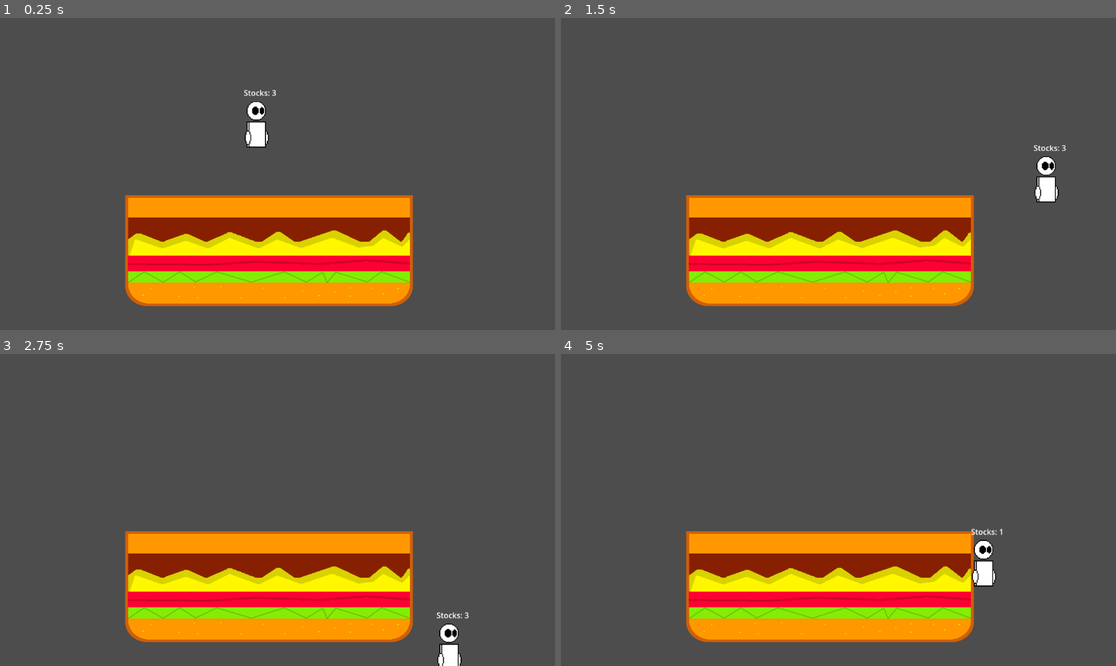
Above: before the commit, frames 1-4 (two rows, left to right).
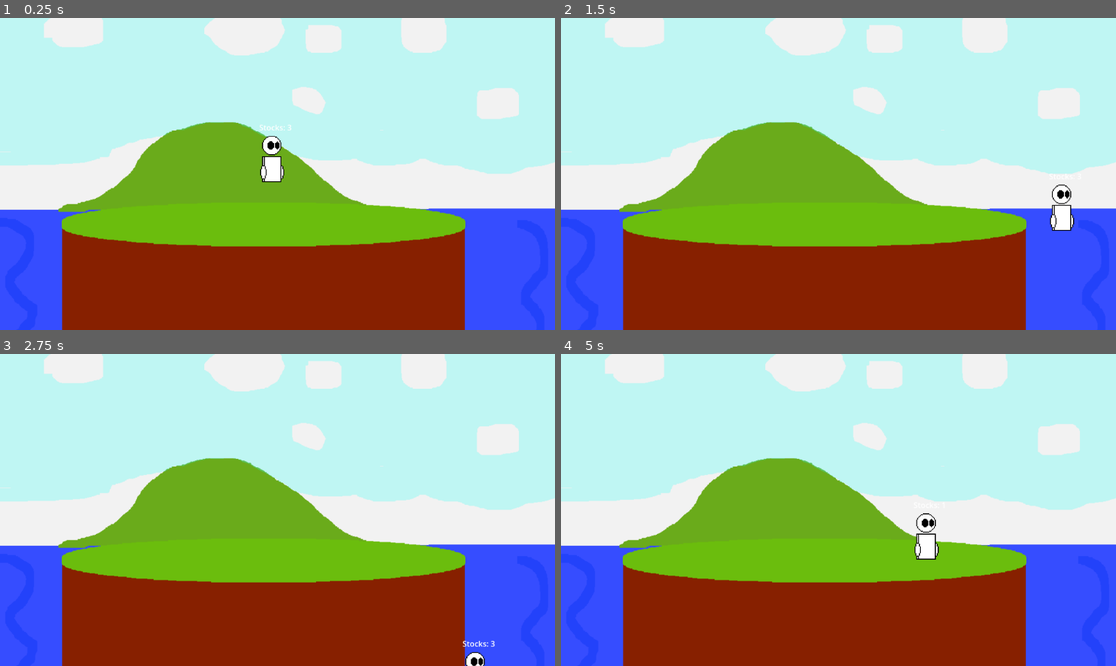
Above: after the commit, the same moments.

Repository: Iteration-Take-3/Godot-Project-Spring2025
Game: Godot game, scene res://scenes/stages/bob.tscn
The game is run twice, just before and just after one commit, with the same random seed, the same clock (stepped at 60 frames per second) and the same inputs. Before the commit the project starts from res://scenes/stages/main_stage.tscn.
Inputs (mouse positions are in pixels of both pictures, inside the frame that each line leads up to):
- Up to frame 1 (0.25 s): no input
- Up to frame 2 (1.5 s): tap Enter at 0.5 s; move the mouse to (960, 158) at 0.52 s; hold D (Right) from 0.53 s (still down); tap L (Attack) at 0.6, 1.35 s; tap W (Jump) at 0.77 s; move the mouse to (727, 189) at 1.27 s
- Up to frame 3 (2.75 s): tap W (Jump) at 1.52 s; move the mouse to (333, 441) at 2.02 s; release D (Right) at 2.03 s; hold A (Left) from 2.03 s (still down); tap L (Attack) at 2.1 s
- Up to frame 4 (5 s): move the mouse to (810, 572) at 2.77 s; release A (Left) at 2.78 s; hold D (Right) 2.78-4.28 s; tap L (Attack) at 2.85, 3.6, 4.35 s; tap W (Jump) at 3.02, 3.77, 4.52 s; move the mouse to (1005, 556) at 3.52 s; move the mouse to (672, 463) at 4.27 s; hold A (Left) from 4.28 s (still down)

The runs differ from the first frame. In frame 1, 100% of the frame differs, in the area x 0-100%, y 0-100%; in frame 2, 100%; in frame 3, 100%; in frame 4, 100%.

Commit message:
New Stage: Bob-Omb Battlefield

Diff:
--- a/spring-game-project-2025/objects/scripts/fighters/dism.gd
+++ b/spring-game-project-2025/objects/scripts/fighters/dism.gd
@@ -13,7 +13,7 @@
 	$"Left Hand".remove_from_group("hurtbox")
 	$"Right Hand".add_to_group("hitbox")
 	$"Right Hand".remove_from_group("hurtbox")
-	atk_timer = 3;
+	atk_timer = 10;
 
 func attack_handler():
 	atk_timer -= 1;
--- a/spring-game-project-2025/objects/scripts/fighters/player.gd
+++ b/spring-game-project-2025/objects/scripts/fighters/player.gd
@@ -20,7 +20,7 @@
 	if atk_timer > 0:
 		attack_handler();
 
-	if Input.is_action_just_pressed("Attack") && is_on_floor():
+	if Input.is_action_just_pressed("Attack") && atk_timer == 0:
 		attack();
 
 	velocity.x = 0
--- /dev/null
+++ b/spring-game-project-2025/objects/scripts/stages/bonus/target.gd
@@ -0,0 +1,6 @@
+extends Node2D
+
+
+func _on_area_2d_area_entered(area: Area2D) -> void:
+	if area.is_in_group("hitbox"):
+		queue_free();
--- a/spring-game-project-2025/objects/stages/blast_zone.tscn
+++ b/spring-game-project-2025/objects/stages/blast_zone.tscn
@@ -1,6 +1,6 @@
 [gd_scene load_steps=2 format=3 uid="uid://be373edvugb5g"]
 
-[ext_resource type="Script" uid="uid://byc5jpsllo4nx" path="res://objects/scripts/blast_zone.gd" id="1_n4bpo"]
+[ext_resource type="Script" uid="uid://byc5jpsllo4nx" path="res://objects/scripts/stages/blast_zone.gd" id="1_n4bpo"]
 
 [node name="Area2D" type="Area2D"]
 script = ExtResource("1_n4bpo")
--- /dev/null
+++ b/spring-game-project-2025/objects/stages/bonus/target.tscn
@@ -0,0 +1,22 @@
+[gd_scene load_steps=4 format=3 uid="uid://bqfxmwilm8x2f"]
+
+[ext_resource type="Texture2D" uid="uid://ceg35lov7kkiq" path="res://images/stages/bonus/targetholder.png" id="1_vtj4s"]
+[ext_resource type="Script" uid="uid://la7yjrxv4nf7" path="res://objects/scripts/stages/bonus/target.gd" id="1_wv0qo"]
+
+[sub_resource type="CircleShape2D" id="CircleShape2D_vtj4s"]
+radius = 30.0
+
+[node name="Target" type="Node2D"]
+script = ExtResource("1_wv0qo")
+
+[node name="Sprite2D" type="Sprite2D" parent="."]
+position = Vector2(9.53674e-07, 9.53674e-07)
+scale = Vector2(0.193056, 0.193056)
+texture = ExtResource("1_vtj4s")
+
+[node name="Area2D" type="Area2D" parent="."]
+
+[node name="CollisionShape2D" type="CollisionShape2D" parent="Area2D"]
+shape = SubResource("CircleShape2D_vtj4s")
+
+[connection signal="area_entered" from="Area2D" to="." method="_on_area_2d_area_entered"]
--- a/spring-game-project-2025/objects/stages/ledge.tscn
+++ b/spring-game-project-2025/objects/stages/ledge.tscn
@@ -1,6 +1,6 @@
 [gd_scene load_steps=3 format=3 uid="uid://dyin2eabn37ey"]
 
-[ext_resource type="Script" uid="uid://brw5hec7jrk0p" path="res://objects/scripts/ledge.gd" id="1_44ug1"]
+[ext_resource type="Script" uid="uid://brw5hec7jrk0p" path="res://objects/scripts/stages/ledge.gd" id="1_44ug1"]
 
 [sub_resource type="RectangleShape2D" id="RectangleShape2D_44ug1"]
 size = Vector2(28, 20)
--- a/spring-game-project-2025/project.godot
+++ b/spring-game-project-2025/project.godot
@@ -11,15 +11,11 @@
 [application]
 
 config/name="Crossover Clash"
-run/main_scene="res://scenes/stages/main_stage.tscn"
+run/main_scene="uid://u51vrqo0jts4"
 config/features=PackedStringArray("4.4", "Mobile")
 config/icon="res://icon.svg"
 <<<<<<<Updatedupstreamrun/main_scene="uid://ccehww8gd1e5r"
 <<<<<<<HEADrun/main_scene="res://scenes/stages/main_stage.tscn"
-
-[autoload]
-
-Test="*res://scenes/stages/test.tscn"
 
 [global_group]
 
--- a/spring-game-project-2025/scenes/stages/CaseOh.tscn
+++ b/spring-game-project-2025/scenes/stages/CaseOh.tscn
@@ -15,7 +15,7 @@
 script = ExtResource("2_yw3c5")
 
 [node name="CollisionShape2D2" type="CollisionShape2D" parent="Area2D" index="0"]
-position = Vector2(575, 323)
+position = Vector2(638, 391)
 shape = SubResource("RectangleShape2D_yw3c5")
 
 [node name="Sprite2D" type="Sprite2D" parent="." index="1"]
--- /dev/null
+++ b/spring-game-project-2025/scenes/stages/bob.tscn
@@ -0,0 +1,58 @@
+[gd_scene load_steps=10 format=3 uid="uid://u51vrqo0jts4"]
+
+[ext_resource type="PackedScene" uid="uid://1da2fmhqu116" path="res://scenes/stages/main_stage.tscn" id="1_ii1iq"]
+[ext_resource type="Texture2D" uid="uid://da5m4gkipnew3" path="res://images/stages/bob/bob_bg.png" id="2_1qfi7"]
+[ext_resource type="Texture2D" uid="uid://d33evqwb87mx1" path="res://images/stages/bob/bob_ground.png" id="3_et5h8"]
+[ext_resource type="AudioStream" uid="uid://c0nd3hdih0p8e" path="res://soundtrack/MogueraTheme.ogg" id="4_ajb6j"]
+[ext_resource type="AudioStream" uid="uid://wod1he3xp1mq" path="res://soundtrack/GezoraTheme.ogg" id="5_xhxri"]
+[ext_resource type="PackedScene" uid="uid://dn05tohiatnjy" path="res://objects/fighters/dism.tscn" id="6_8xr1b"]
+[ext_resource type="PackedScene" uid="uid://dyin2eabn37ey" path="res://objects/stages/ledge.tscn" id="7_1qfi7"]
+
+[sub_resource type="RectangleShape2D" id="RectangleShape2D_1cm6o"]
+size = Vector2(1806, 1153)
+
+[sub_resource type="RectangleShape2D" id="RectangleShape2D_rlnnl"]
+size = Vector2(838, 598)
+
+[node name="Main Stage" instance=ExtResource("1_ii1iq")]
+
+[node name="Sprite2D" type="Sprite2D" parent="." index="0"]
+position = Vector2(579, 355)
+scale = Vector2(1.14762, 1.14762)
+texture = ExtResource("2_1qfi7")
+
+[node name="CollisionShape2D2" type="CollisionShape2D" parent="Area2D" index="0"]
+position = Vector2(638, 394)
+shape = SubResource("RectangleShape2D_1cm6o")
+
+[node name="Stage2" type="Node2D" parent="." index="2"]
+
+[node name="Ground" type="StaticBody2D" parent="Stage2" index="0"]
+position = Vector2(557, 526)
+
+[node name="Sprite2D" type="Sprite2D" parent="Stage2/Ground" index="0"]
+position = Vector2(-16, -161)
+texture = ExtResource("3_et5h8")
+
+[node name="CollisionShape2D" type="CollisionShape2D" parent="Stage2/Ground" index="1"]
+position = Vector2(-10, 200)
+shape = SubResource("RectangleShape2D_rlnnl")
+
+[node name="MainTrack" type="AudioStreamPlayer2D" parent="." index="3"]
+position = Vector2(564, 288)
+stream = ExtResource("4_ajb6j")
+bus = &"Music"
+
+[node name="AltTrack" type="AudioStreamPlayer2D" parent="." index="4"]
+position = Vector2(564, 288)
+stream = ExtResource("5_xhxri")
+bus = &"Music"
+
+[node name="Player2" parent="." index="5" instance=ExtResource("6_8xr1b")]
+position = Vector2(568, 288)
+
+[node name="Ledge2" parent="." index="6" instance=ExtResource("7_1qfi7")]
+position = Vector2(957, 443)
+
+[node name="Ledge" parent="." index="7" instance=ExtResource("7_1qfi7")]
+position = Vector2(136, 443)
--- a/spring-game-project-2025/scenes/stages/main_stage.tscn
+++ b/spring-game-project-2025/scenes/stages/main_stage.tscn
@@ -1,7 +1,7 @@
 [gd_scene load_steps=3 format=3 uid="uid://1da2fmhqu116"]
 
 [ext_resource type="Script" uid="uid://bnwoadkaci7oj" path="res://scenes/scripts/stages/main_stage.gd" id="1_djkgi"]
-[ext_resource type="Script" uid="uid://byc5jpsllo4nx" path="res://objects/scripts/blast_zone.gd" id="6_5tv1a"]
+[ext_resource type="Script" uid="uid://byc5jpsllo4nx" path="res://objects/scripts/stages/blast_zone.gd" id="6_5tv1a"]
 
 [node name="Main Stage" type="Node2D"]
 script = ExtResource("1_djkgi")
--- a/spring-game-project-2025/scenes/stages/test.tscn
+++ b/spring-game-project-2025/scenes/stages/test.tscn
@@ -1,9 +1,10 @@
-[gd_scene load_steps=7 format=3 uid="uid://ccehww8gd1e5r"]
+[gd_scene load_steps=8 format=3 uid="uid://ccehww8gd1e5r"]
 
 [ext_resource type="PackedScene" uid="uid://1da2fmhqu116" path="res://scenes/stages/main_stage.tscn" id="1_h5oum"]
 [ext_resource type="Texture2D" uid="uid://cgfewmx67pge4" path="res://images/stages/caseoh/case_ground.png" id="2_jufkh"]
 [ext_resource type="PackedScene" uid="uid://dyin2eabn37ey" path="res://objects/stages/ledge.tscn" id="3_xaxsv"]
 [ext_resource type="PackedScene" uid="uid://dn05tohiatnjy" path="res://objects/fighters/dism.tscn" id="4_jufkh"]
+[ext_resource type="PackedScene" uid="uid://bqfxmwilm8x2f" path="res://objects/stages/bonus/target.tscn" id="5_xaxsv"]
 
 [sub_resource type="RectangleShape2D" id="RectangleShape2D_voj6e"]
 size = Vector2(597, 230)
@@ -39,3 +40,6 @@
 
 [node name="Player2" parent="." index="4" instance=ExtResource("4_jufkh")]
 position = Vector2(536, 216)
+
+[node name="Target" parent="." index="5" instance=ExtResource("5_xaxsv")]
+position = Vector2(818, 282)
Binary file added: spring-game-project-2025/images/stages/bob/bob_bg.png
Not shown, added: spring-game-project-2025/images/stages/bob/bob_bg.png.import
Binary file added: spring-game-project-2025/images/stages/bob/bob_ground.png
Not shown, added: spring-game-project-2025/images/stages/bob/bob_ground.png.import
Binary file added: spring-game-project-2025/images/stages/bob/bob_island.png
Not shown, added: spring-game-project-2025/images/stages/bob/bob_island.png.import
Binary file added: spring-game-project-2025/images/stages/bonus/targetholder.png
Not shown, added: spring-game-project-2025/images/stages/bonus/targetholder.png.import
Renamed: spring-game-project-2025/objects/scripts/blast_zone.gd -> spring-game-project-2025/objects/scripts/stages/blast_zone.gd
Renamed: spring-game-project-2025/objects/scripts/blast_zone.gd.uid -> spring-game-project-2025/objects/scripts/stages/blast_zone.gd.uid
Not shown, added: spring-game-project-2025/objects/scripts/stages/bonus/target.gd.uid
Renamed: spring-game-project-2025/objects/scripts/ledge.gd -> spring-game-project-2025/objects/scripts/stages/ledge.gd
(and 2 more such lines)
